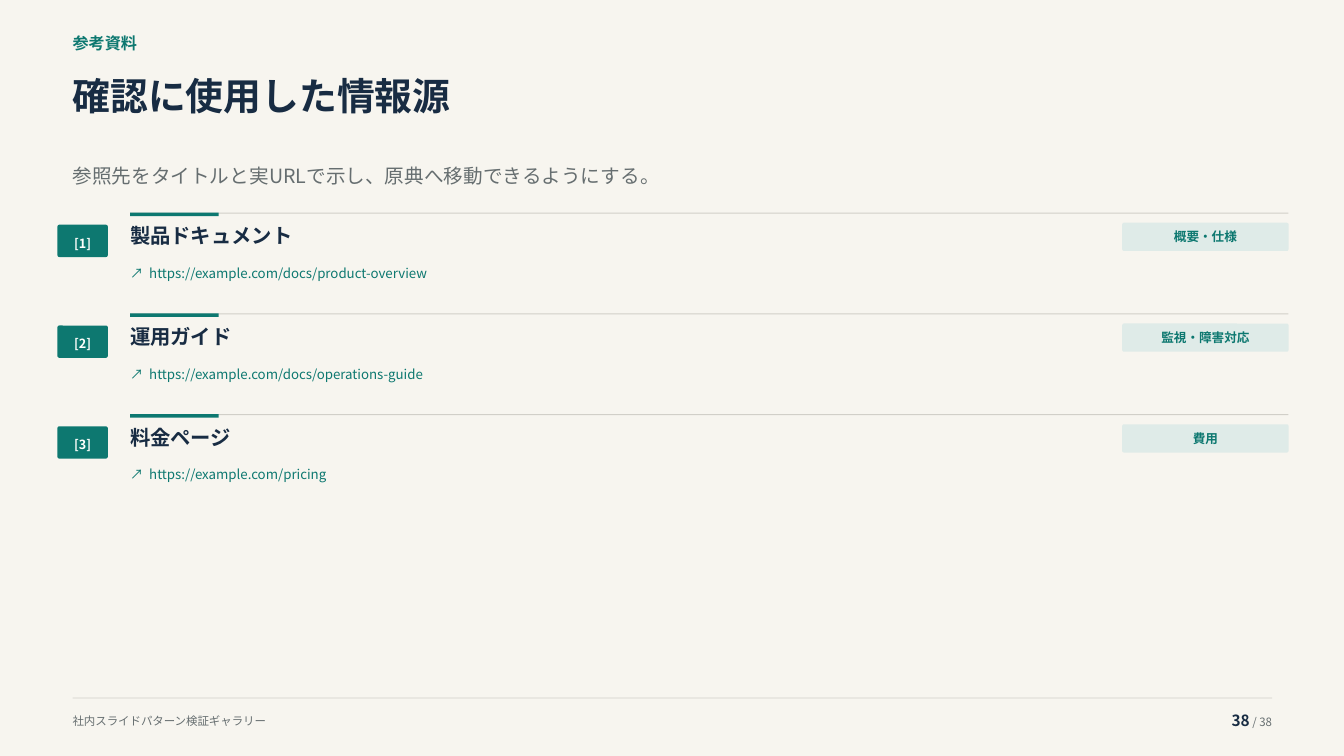
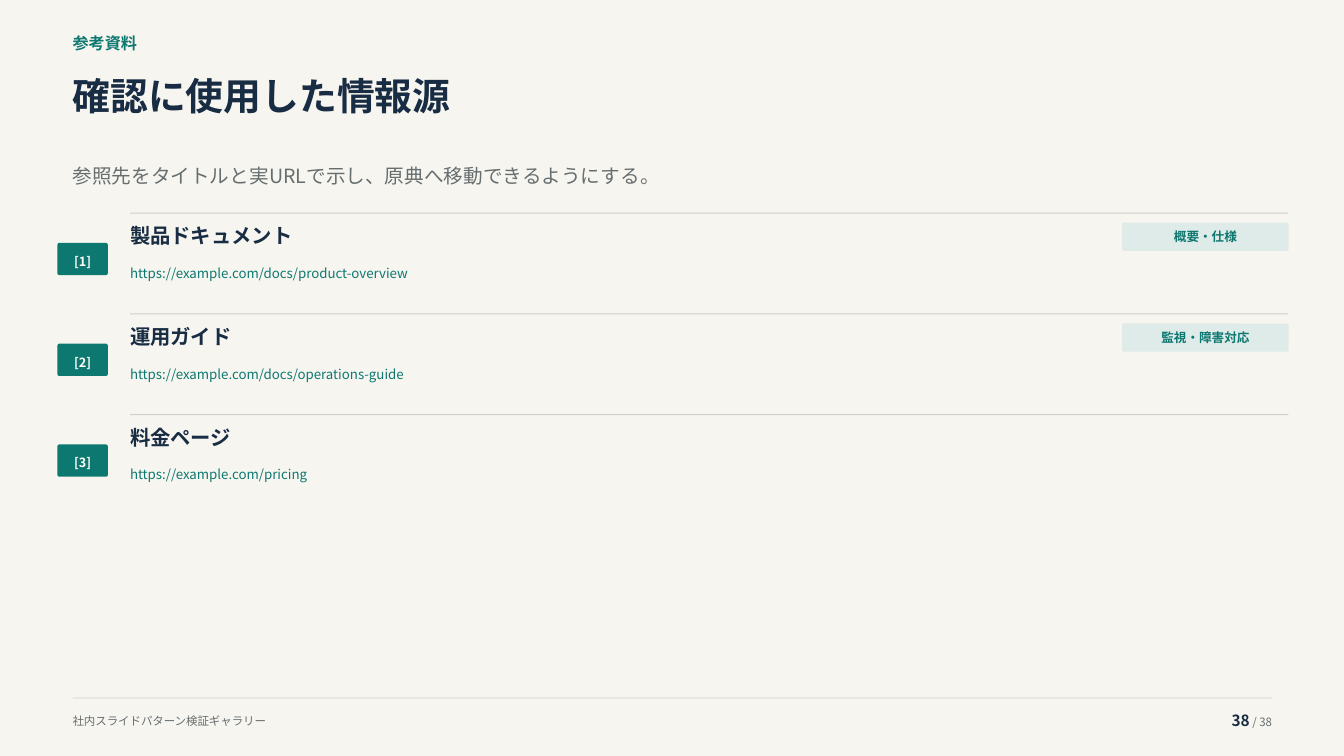
Before and after one commit to thinas1115/pptxdsl, a slide deck: slide 38 of examples/gallery/pattern_gallery.pptx. Drawn at 1344x756 pixels with LibreOffice and Linux fonts; fonts in the diff are those of the drawing. Boxes give left, top, right and bottom in pixels: in the first picture for what was removed or moved away, otherwise in the second. Text is boxed around its words. In the diff, an @@ line names an element or a change of style, - is before the commit and + after.

```diff
--- a/examples/gallery/pattern_gallery.pptx
+++ b/examples/gallery/pattern_gallery.pptx
@@ rectangle removed at [130, 213, 219, 217] @@
@@ text at [130, 267, 408, 281]: text changed @@
-↗ https://example.com/docs/product-overview
+https://example.com/docs/product-overview
@@ rectangle removed at [130, 314, 219, 318] @@
@@ 3 texts, 3 rounded rectangles: place and size @@
-3 texts, 3 rounded rectangles at [57, 225, 108, 459]
+3 texts, 3 rounded rectangles at [57, 243, 108, 477]
@@ text at [130, 368, 404, 383]: text changed @@
-↗ https://example.com/docs/operations-guide
+https://example.com/docs/operations-guide
@@ rectangle removed at [130, 414, 219, 418] @@
@@ rounded rectangle removed at [1122, 424, 1289, 453] @@
@@ text removed at [1193, 432, 1218, 444] @@
-費用
@@ text at [130, 468, 307, 483]: text changed @@
-↗ https://example.com/pricing
+https://example.com/pricing
```
Also in this commit, not shown: 8 other files.
